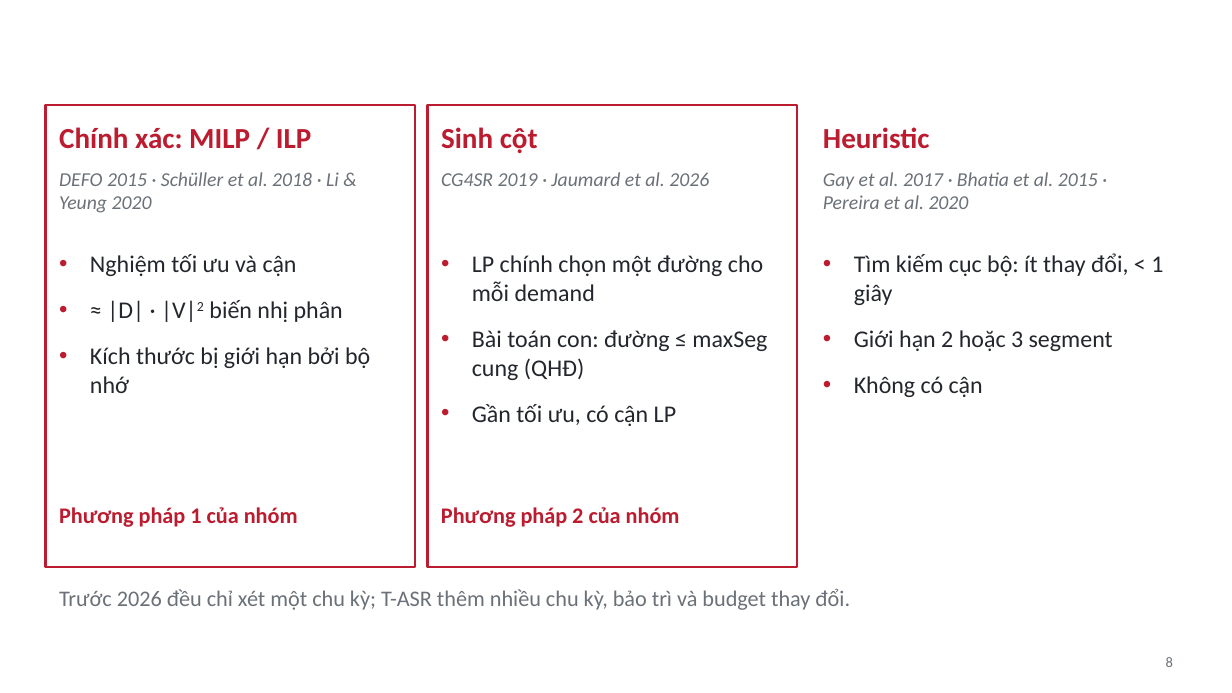
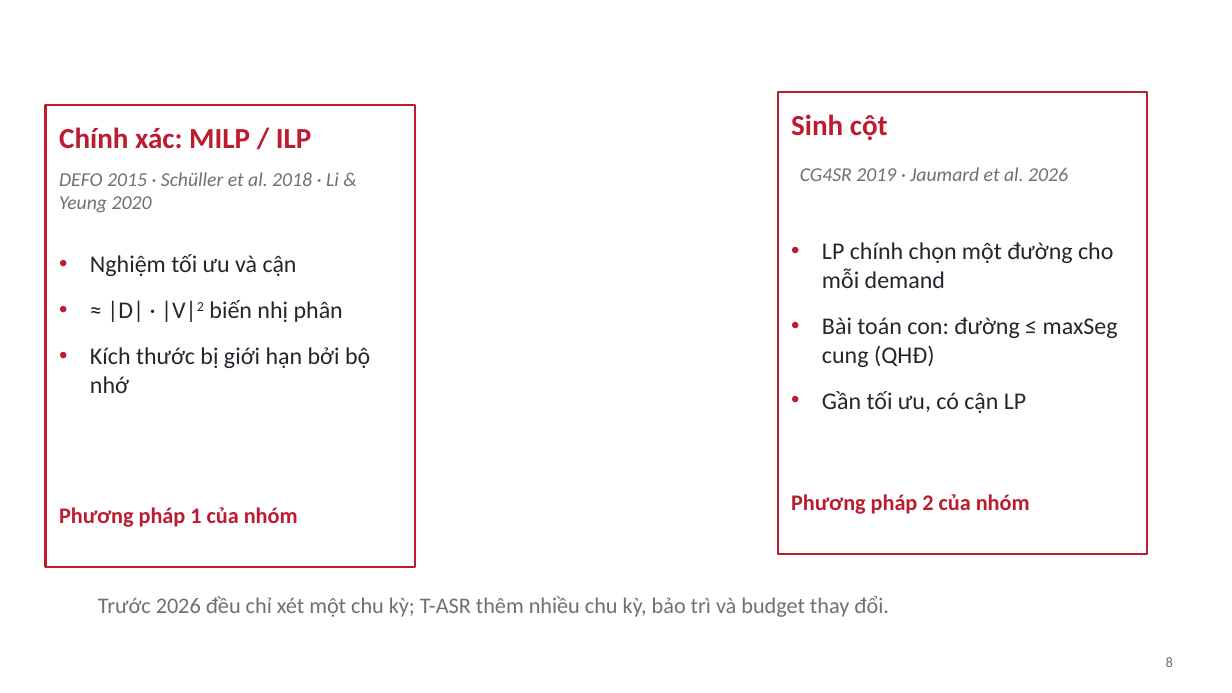
Before and after one commit to tienlepham094/math_modeling, a slide deck: slide 8 of Slide/slides_orange_vi.pptx. Drawn at 1232x693 pixels with LibreOffice and Linux fonts; fonts in the diff are those of the drawing; background and template pictures are left out. Boxes give left, top, right and bottom in pixels: in the first picture for what was removed or moved away, otherwise in the second. Text is boxed around its words. In the diff, an @@ line names an element or a change of style, - is before the commit and + after.

Commit message:
update slide

```diff
--- a/Slide/slides_orange_vi.pptx
+++ b/Slide/slides_orange_vi.pptx
@@ 3 texts, 1 rectangle: place and size @@
-3 texts, 1 rectangle at [428,105,797,567]
+3 texts, 1 rectangle at [777,91,1147,553]
@@ text removed at [823,127,930,149] @@
-Heuristic
@@ text "CG4SR 2019 · Jaumard et ...": place and size @@
-text "CG4SR 2019 · Jaumard et ..." at [441,172,709,186]
+text "CG4SR 2019 · Jaumard et ..." at [800,167,1068,181]
@@ text removed at [823,172,1098,209] @@
-Gay et al. 2017 · Bhatia et al. 2015 · Pereira et al. 2020
@@ text removed at [854,253,1163,397] @@
-• Tìm kiếm cục bộ: ít thay đổi, < 1 giây
-• Giới hạn 2 hoặc 3 segment
-• Không có cận
@@ text "Trước 2026 đều chỉ xét ...": place and size @@
-text "Trước 2026 đều chỉ xét ..." at [59,589,850,610]
+text "Trước 2026 đều chỉ xét ..." at [98,596,889,617]
```
Also in this commit, not shown: 6 other slides changed.
